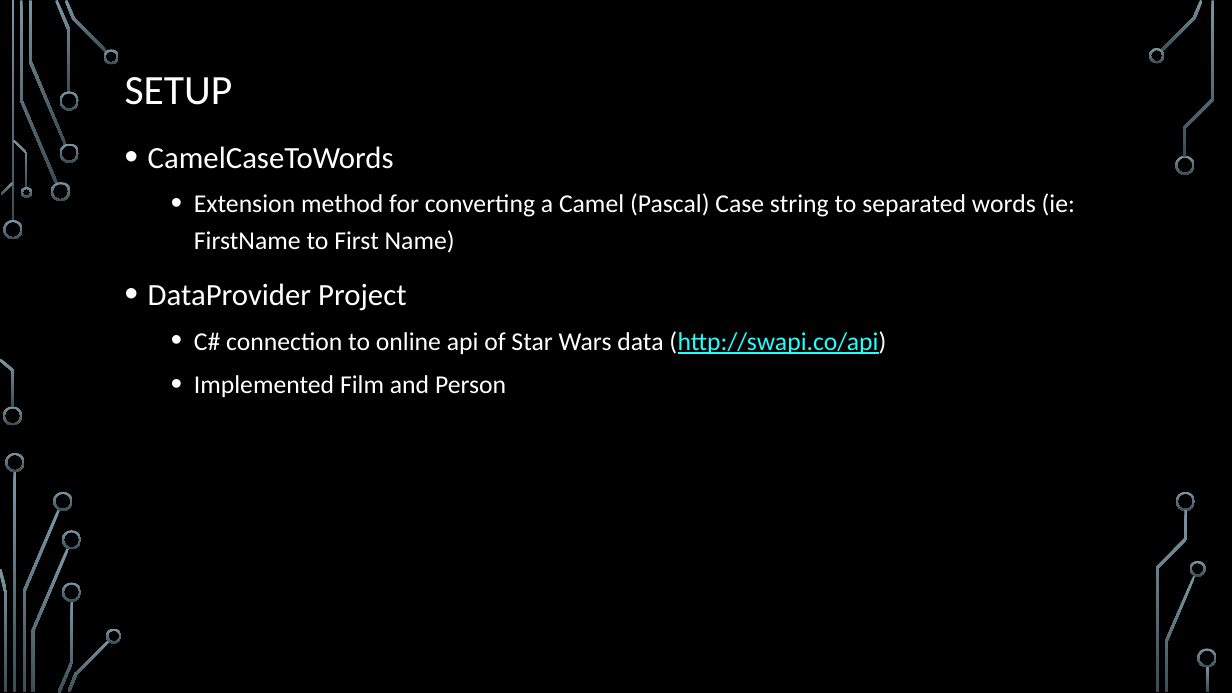
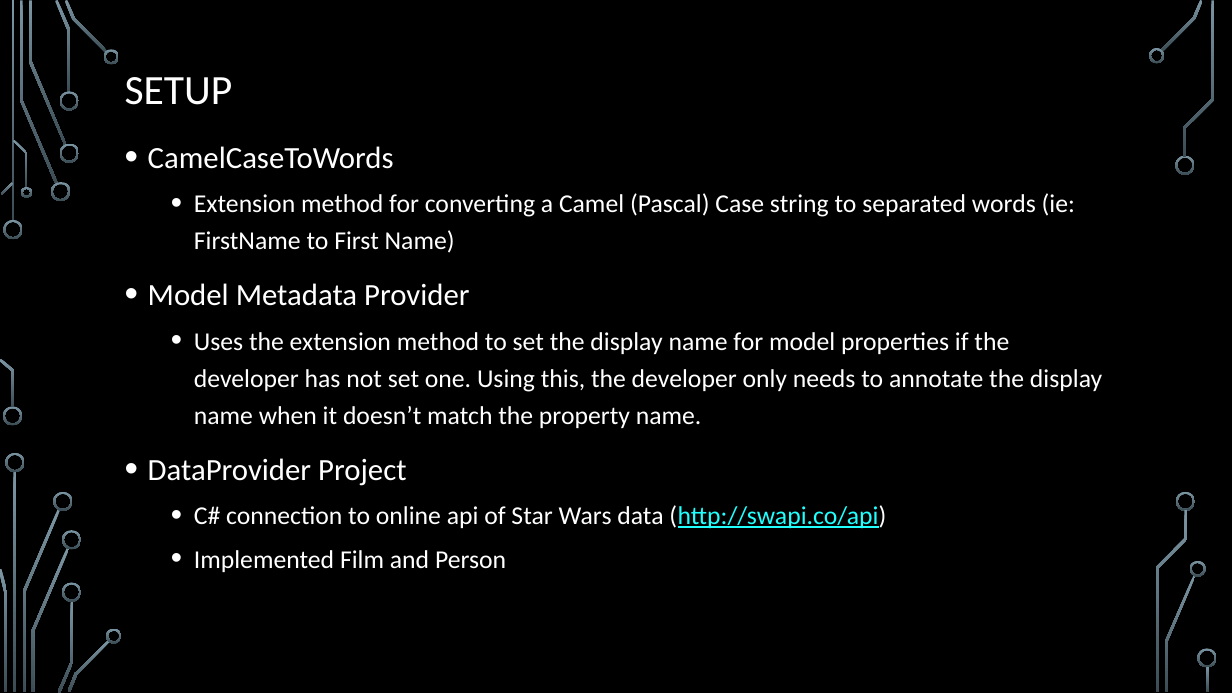
Before and after one commit to annabateman/Slides, a slide deck: slide 3 of View Components in C# core.pptx. Drawn at 1232x693 pixels with LibreOffice and Linux fonts; fonts in the diff are those of the drawing; background and template pictures are left out. Boxes give left, top, right and bottom in pixels: in the first picture for what was removed or moved away, otherwise in the second. Text is boxed around its words. In the diff, an @@ line names an element or a change of style, - is before the commit and + after.

```diff
--- a/View Components in C# core.pptx
+++ b/View Components in C# core.pptx
@@ text at (148,283,1102,428): paragraphs added @@
+• Model Metadata Provider
+  • Uses the extension method to set the display name for model properties if the developer has not set one. Using this, the developer only needs to annotate the display name when it doesn’t match the property name.
```
Also in this commit, not shown: 3 other slides changed, 1 slide added.
